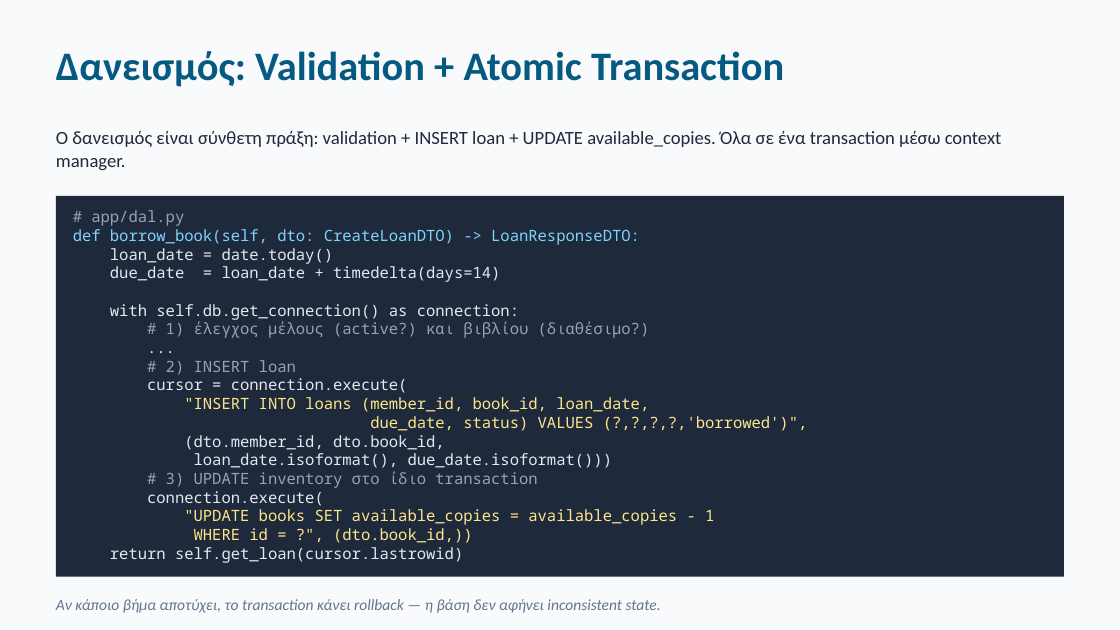
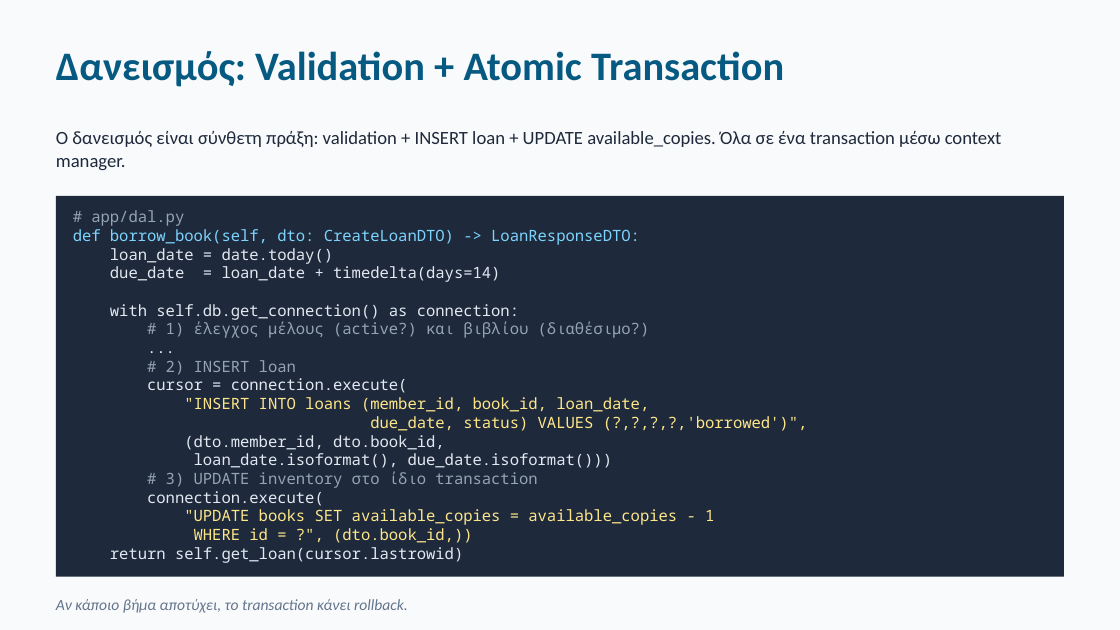
Before and after one commit to JohnNtirintis/EAP-Python-SQLLite-Demo, a slide deck: slide 6 of presentation/presentation.pptx. Drawn at 1120x630 pixels with LibreOffice and Linux fonts; fonts in the diff are those of the drawing. Boxes give left, top, right and bottom in pixels: in the first picture for what was removed or moved away, otherwise in the second. Text is boxed around its words. In the diff, an @@ line names an element or a change of style, - is before the commit and + after.

```diff
--- a/presentation/presentation.pptx
+++ b/presentation/presentation.pptx
@@ text at (x1=56, y1=599, x2=408, y2=613): text changed @@
-Αν κάποιο βήμα αποτύχει, το transaction κάνει rollback — η βάση δεν αφήνει inconsistent state.
+Αν κάποιο βήμα αποτύχει, το transaction κάνει rollback.
```
Also in this commit, not shown: 8 other slides changed, 2 other files.
